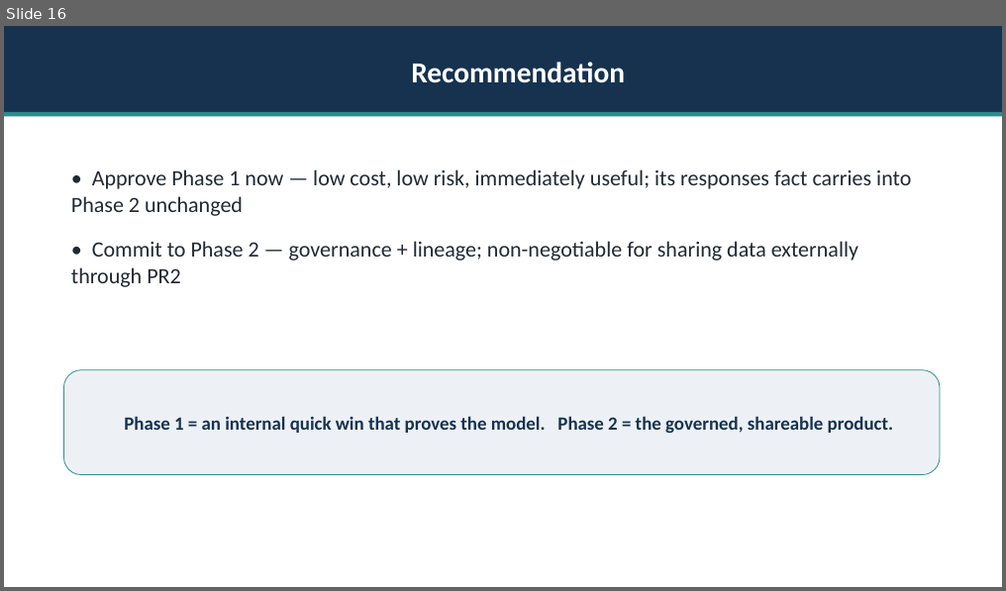
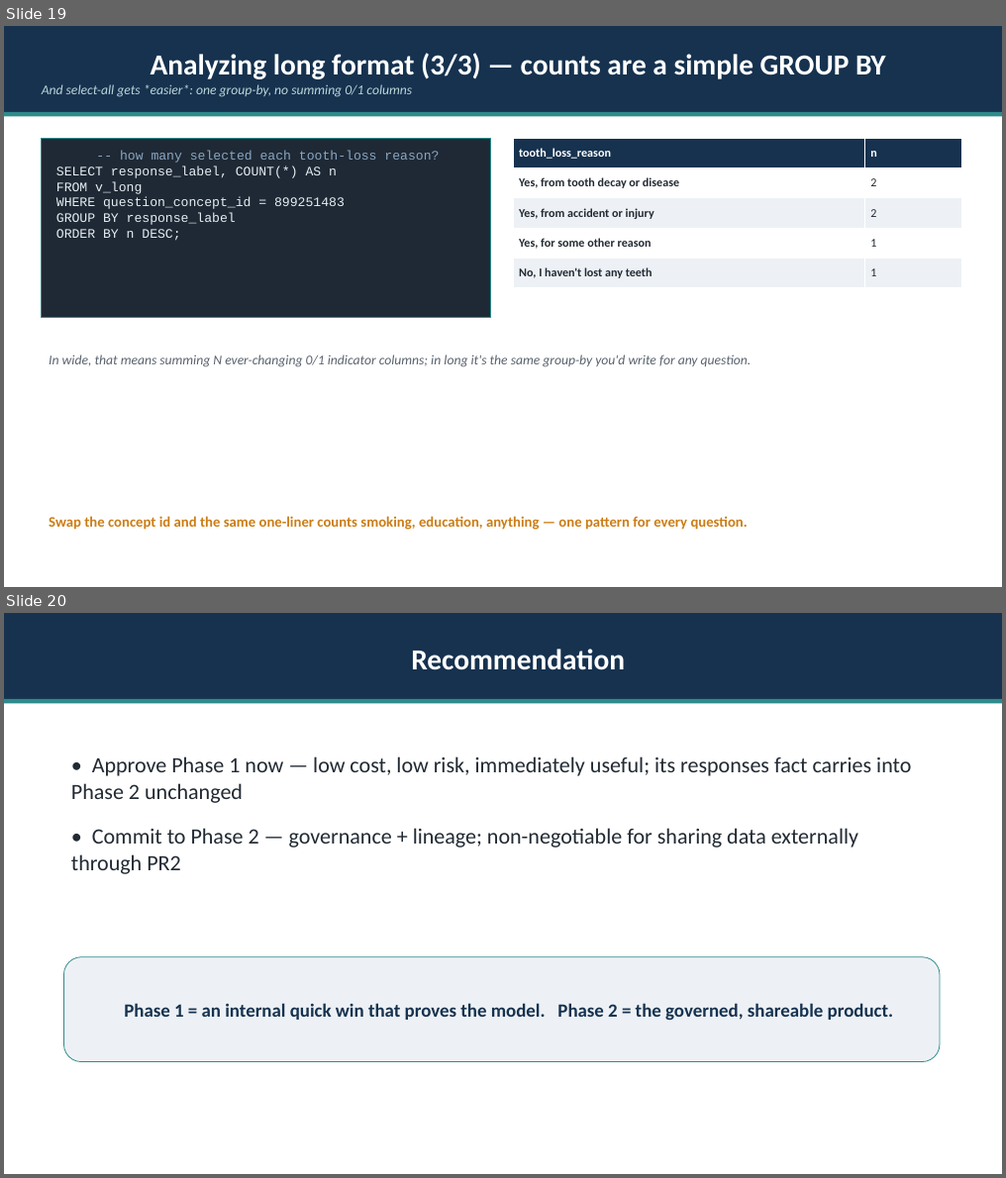
Before and after one commit to Analyticsphere/relational_data_model_demo, a slide deck: docs/Connect_Data_Model_Pitch.pptx. Shown one above the other, each under a label of ours: slide 16 before the commit, slides 19 and 20 after it. The pictures are 1006x591 and 1006x1178 pixels, drawn with LibreOffice and Linux fonts; fonts in the diff are those of the drawing. Boxes give left, top, right and bottom in pixels: in the first picture for what was removed or moved away, otherwise in the second. Text is boxed around its words. In the diff, an @@ line names an element or a change of style, - is before the commit and + after.

Commit message:
Add value-prop opener, long-format analytics demo slides, and integrated overview
- Deck: new "Why a data model?" value-prop opener (self-describing, no tribal knowledge,
  metadata-in-data, schema contract, shared abstractions); OMOP slide retitled as the build
- Deck: 3 "Analyzing long format" demo slides (labels via one join; wide via a generic
  PIVOT in SQL/Python/R; counts as a GROUP BY) backed by runnable sql/demo_long_format.sql (DuckDB)
- docs/connect_integrated*.svg: overview overlaying the survey-answer plane + event/round plane
  (the responses -> session -> round seam)

```diff
--- a/docs/Connect_Data_Model_Pitch.pptx
+++ b/docs/Connect_Data_Model_Pitch.pptx
@@ slide 19 added at <box>4,26,1002,587</box>, background #FFFFFF @@
@@ rectangle added at <box>4,26,1002,112</box>, fill #16324F, 13 pt, text #BBD5D7, italic @@
+Analyzing long format (3/3) — counts are a simple GROUP BY
+And select-all gets *easier*: one group-by, no summing 0/1 columns
@@ rectangle added at <box>4,112,1002,116</box>, fill #2E8B8B @@
@@ rectangle added at <box>42,138,491,318</box>, fill #1E2935, outline #2E8B8B 0.75 pt, 12.5 pt, text #E6EDF3 @@
+-- how many selected each tooth-loss reason?
+SELECT response_label, COUNT(*) AS n
+FROM v_long
+WHERE question_concept_id = 899251483
+GROUP BY response_label
+ORDER BY n DESC;
@@ table added at <box>513,138,962,288</box>, 5 rows, 2 columns @@
+tooth_loss_reason | n
+Yes, from tooth decay or disease | 2
+Yes, from accident or injury | 2
+Yes, for some other reason | 1
+No, I haven't lost any teeth | 1
@@ text added at <box>49,355,751,368</box>, 13 pt, text #5A636E, italic @@
+In wide, that means summing N ever-changing 0/1 indicator columns; in long it's the same group-by you'd write for any question.
@@ text added at <box>49,516,747,530</box>, 14 pt, text #CC7D15, bold @@
+Swap the concept id and the same one-liner counts smoking, education, anything — one pattern for every question.
@@ what was slide 16 is now slide 20 @@
```
Also in this commit, not shown: 1 slide changed, 3 other slides added, 7 other files.
